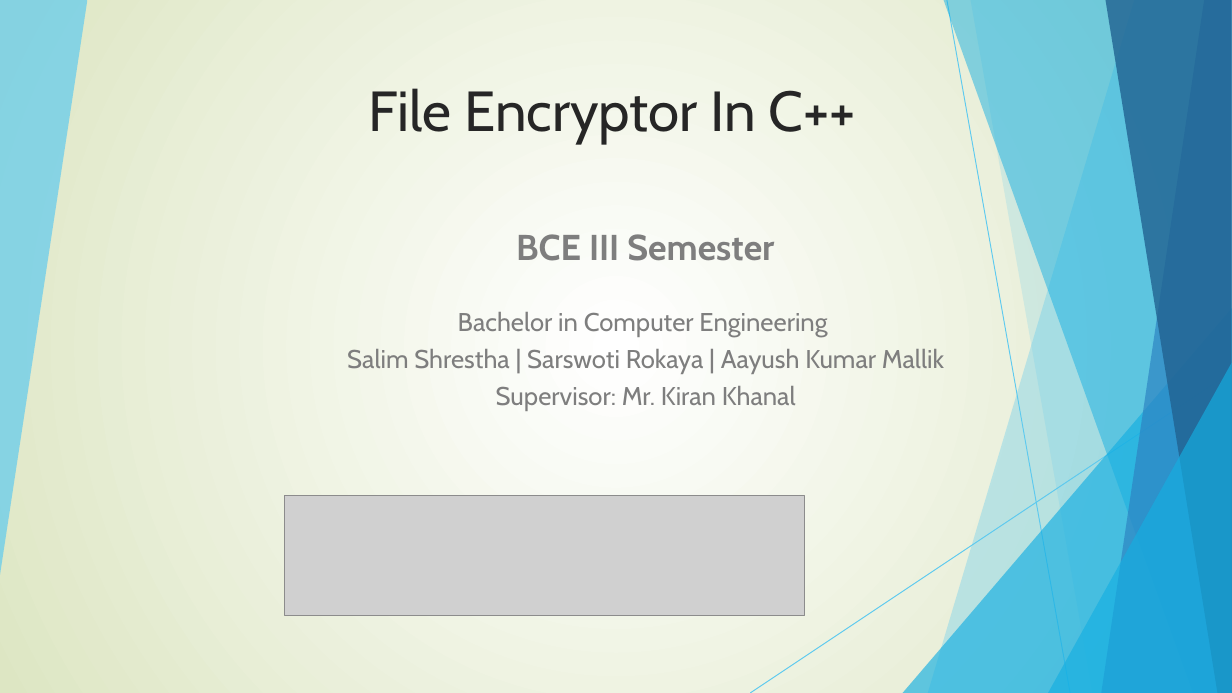
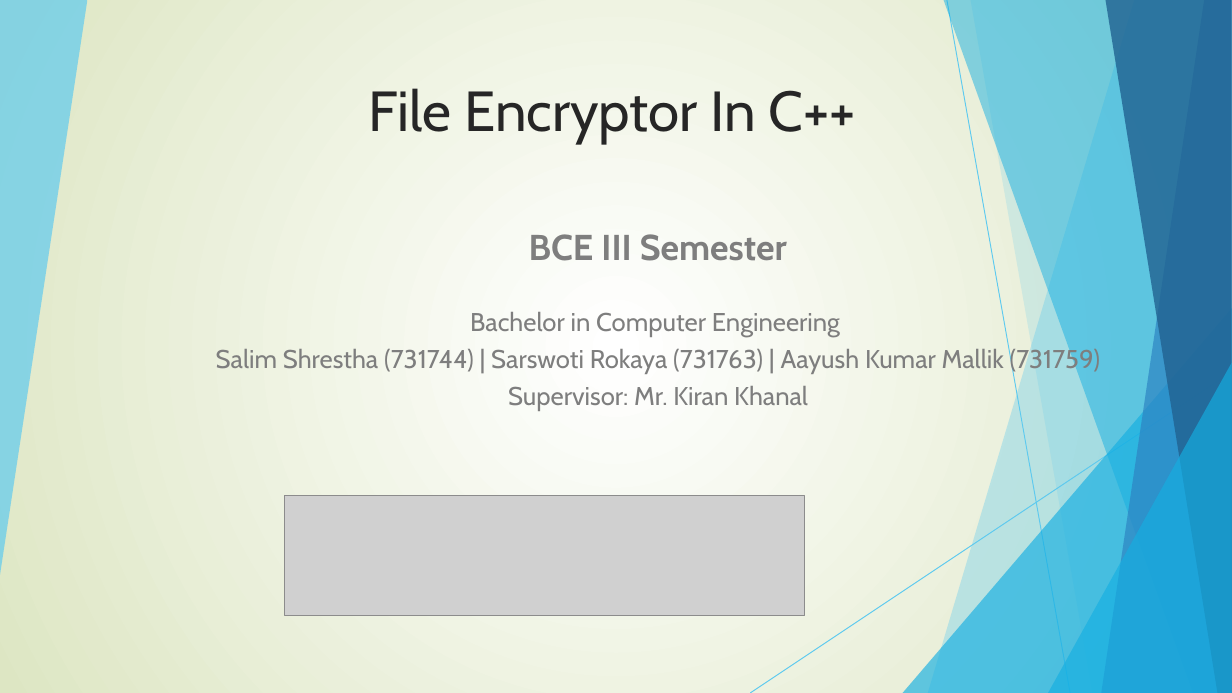
Before and after one commit to salimshre/Encryptor, a slide deck: slide 1 of Documentation/final -File Encryptor In C++.pptx. Drawn at 1232x693 pixels with LibreOffice and Linux fonts; fonts in the diff are those of the drawing; grey boxes stand for pictures. Boxes give left, top, right and bottom in pixels: in the first picture for what was removed or moved away, otherwise in the second. Text is boxed around its words. In the diff, an @@ line names an element or a change of style, - is before the commit and + after.

```diff
--- a/Documentation/final -File Encryptor In C++.pptx
+++ b/Documentation/final -File Encryptor In C++.pptx
@@ text "BCE III Semester": place and size @@
-text "BCE III Semester" at (347,234,944,411)
+text "BCE III Semester" at (216,234,1100,411)
@@ text at (216,347,1100,411): text changed @@
-Salim Shrestha | Sarswoti Rokaya | Aayush Kumar Mallik Supervisor: Mr. Kiran Khanal
+Salim Shrestha (731744) | Sarswoti Rokaya (731763) | Aayush Kumar Mallik (731759) Supervisor: Mr. Kiran Khanal
```
Also in this commit, not shown: 1 other file.
